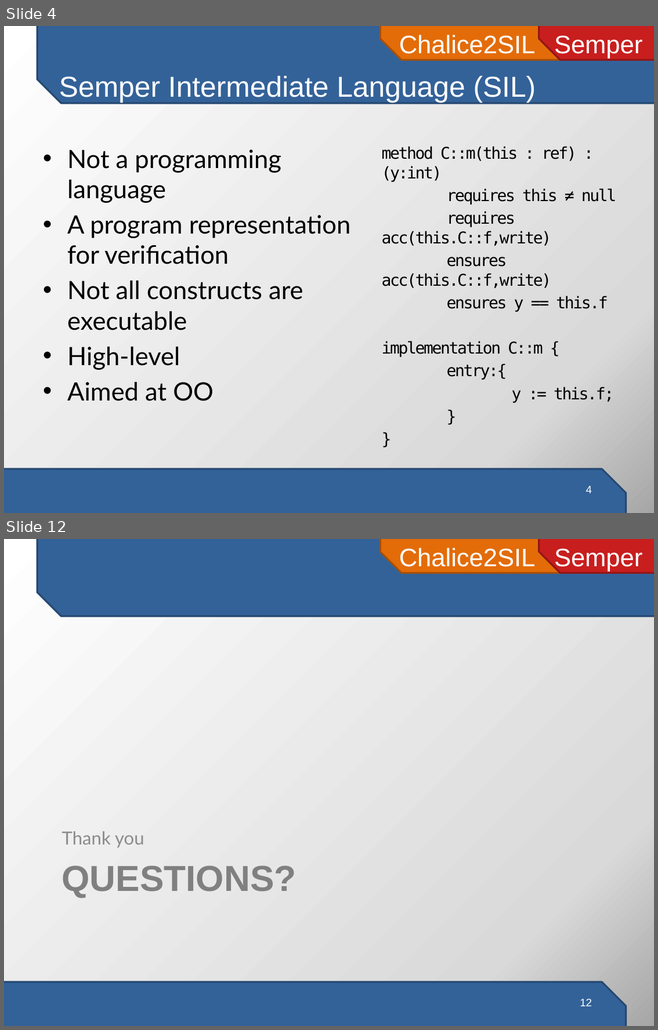
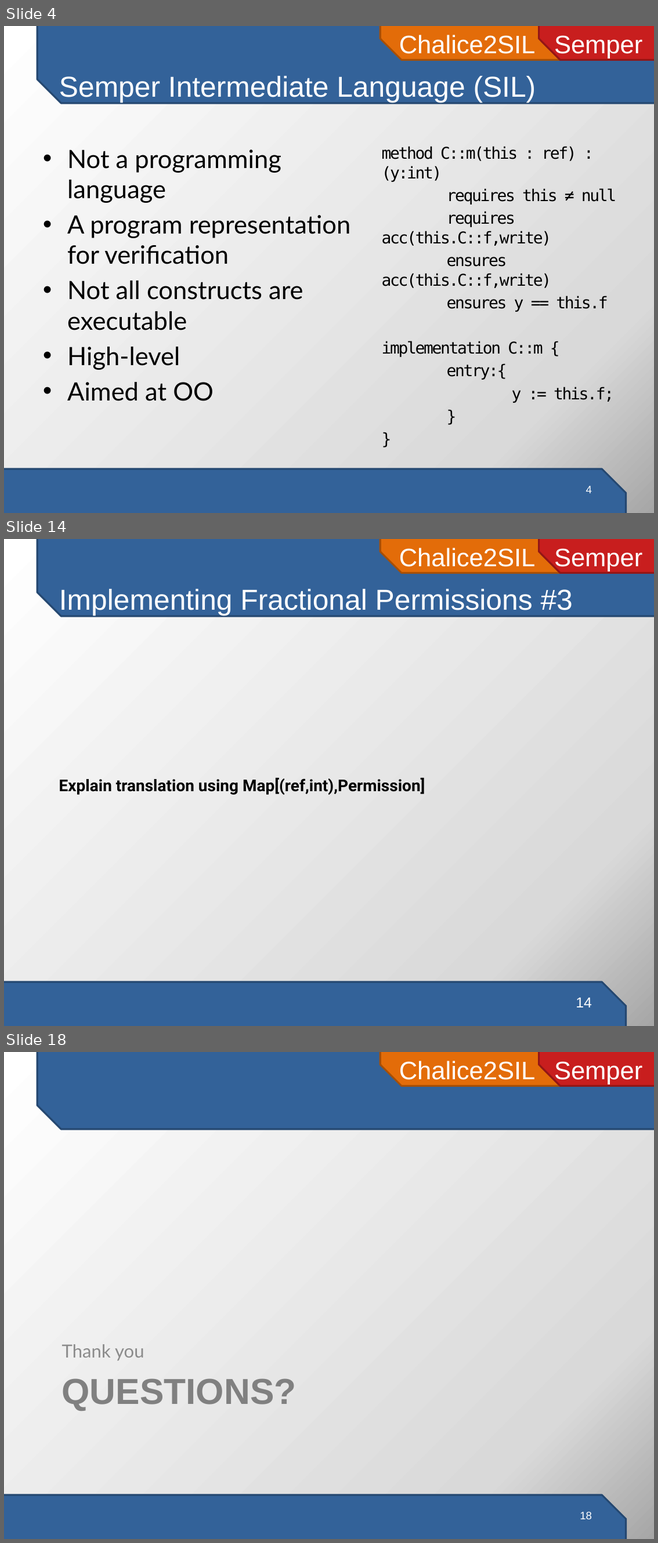
Before and after one commit to viperproject/chalice2silver, a slide deck: chalice2sil/doc/presentation/chalice2sil-presentation.pptx. Shown one above the other, each under a label of ours: slides 4 and 12 before the commit, slides 4, 14 and 18 after it; the slides between them are not shown. The pictures are 658x1030 and 658x1543 pixels, drawn with LibreOffice and Linux fonts; fonts in the diff are those of the drawing. Boxes give left, top, right and bottom in pixels: in the first picture for what was removed or moved away, otherwise in the second. Text is boxed around its words. In the diff, an @@ line names an element or a change of style, - is before the commit and + after.

```diff
--- a/chalice2sil/doc/presentation/chalice2sil-presentation.pptx
+++ b/chalice2sil/doc/presentation/chalice2sil-presentation.pptx
@@ slide 14 added at [4, 539, 654, 1026], background gradient #FFFFFF to #D9D9D9 to #A6A6A6; not listed: 4 template elements that a slide beside it also shows @@
@@ title added at [59, 589, 572, 616], 32 pt, text #FFFFFF @@
+Implementing Fractional Permissions #3
@@ text added at [59, 777, 424, 795], 18 pt, text #000000, bold @@
+Explain translation using Map[(ref,int),Permission]
@@ page number added at [575, 998, 592, 1008], 16 pt, text #FFFFFF @@
+14
@@ what was slide 12 is now slide 18 @@
@@ page number at [579, 1512, 592, 1519]: text changed @@
-12
+18
```
Also in this commit, not shown: 2 slides changed, 11 other slides added, 1 other file.
